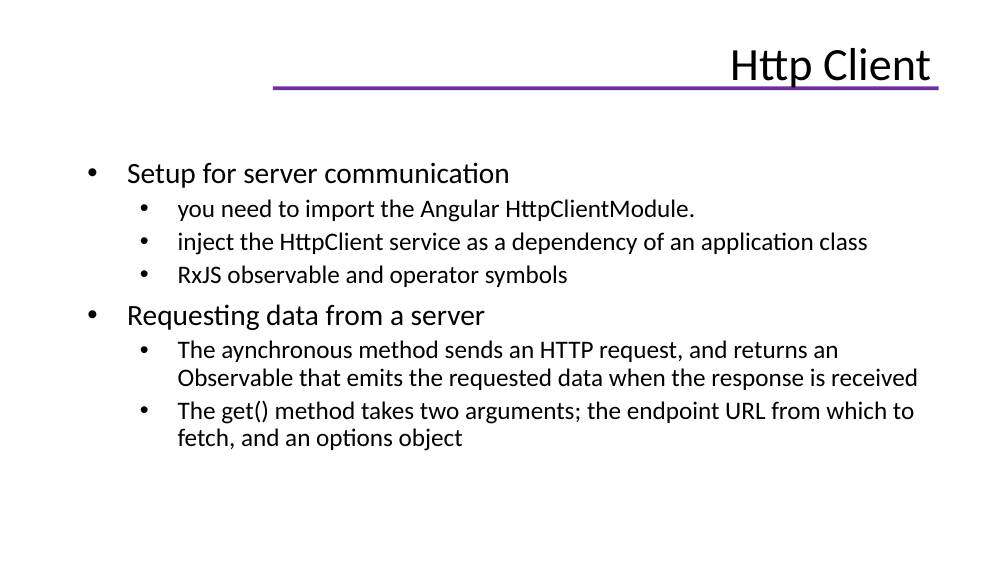
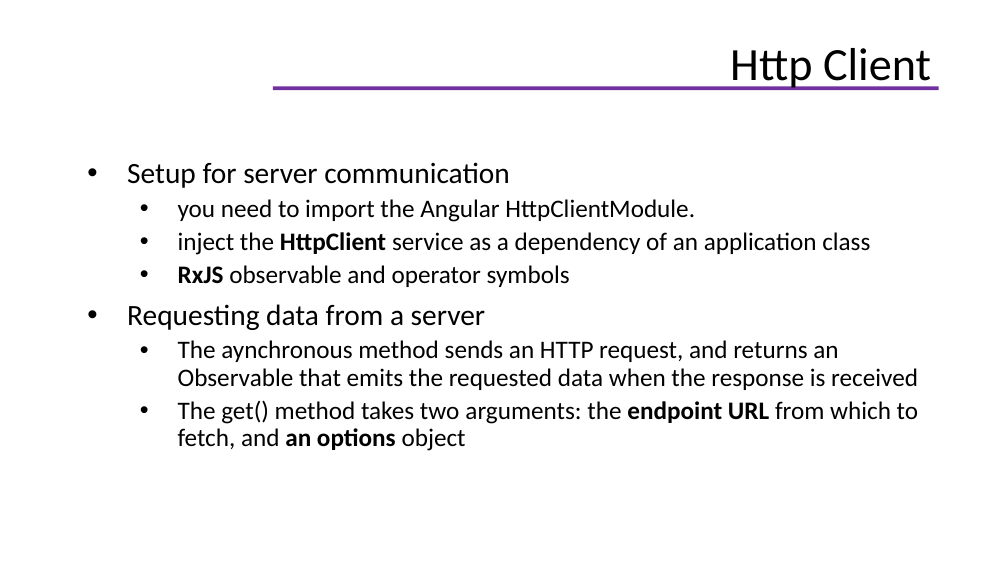
Before and after one commit to helenhash/angular-training, a slide deck: slide 92 of docs/Angular Training.pptx (slide 89 before the commit). Drawn at 1008x567 pixels with LibreOffice and Linux fonts; fonts in the diff are those of the drawing; background and template pictures are left out. Boxes give left, top, right and bottom in pixels: in the first picture for what was removed or moved away, otherwise in the second. Text is boxed around its words. In the diff, an @@ line names an element or a change of style, - is before the commit and + after.

```diff
--- a/docs/Angular Training.pptx
+++ b/docs/Angular Training.pptx
@@ text at [178,232,870,287]: bold on in "HttpClient", "RxJS" @@
@@ text at [178,400,918,451]: text changed @@
-  • The get() method takes two arguments; the endpoint URL from which to fetch, and an options object
+  • The get() method takes two arguments: the endpoint URL from which to fetch, and an options object
```
Also in this commit, not shown: 19 other slides changed, 3 slides added.
